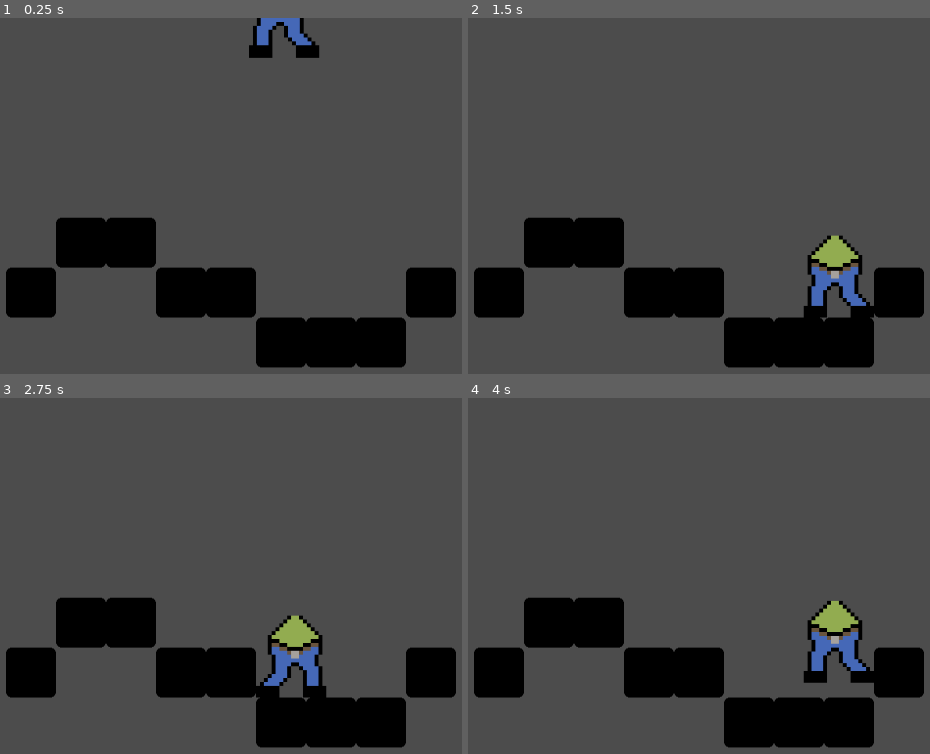
Above: before the commit, frames 1-4 (two rows, left to right).
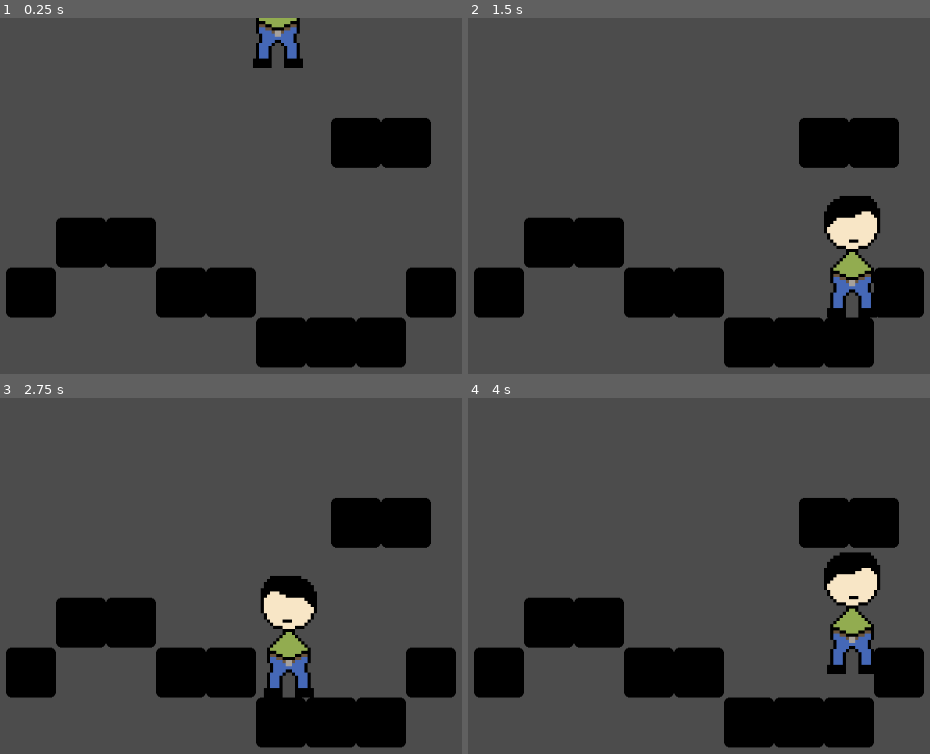
Above: after the commit, the same moments.

Repository: megarubber/green
Game: Godot game, scene res://levels/TestLevel.tscn
Two runs of this game, one before a commit and one after it. Both use one fixed random seed, a clock stepped at 60 frames per second and the inputs below. The project has no main scene, so this scene is started directly. The engine's default icon, where the game draws it, is replaced by a stand-in: a white triangle on a blue panel in a dark square.
Inputs:
- Up to frame 1 (0.25 s): no input
- Up to frame 2 (1.5 s): hold Right (ui_right) from 0.53 s (still down); tap Up (ui_up) at 0.77 s
- Up to frame 3 (2.75 s): tap Up (ui_up) at 1.52 s; release Right (ui_right) at 2.03 s; hold Left (ui_left) from 2.03 s (still down)
- Up to frame 4 (4 s): release Left (ui_left) at 2.78 s; hold Right (ui_right) from 2.78 s (still down); tap Up (ui_up) at 3.02, 3.77 s

The runs differ from the first frame. In frame 1, 4.4% of the frame differs, in the area x 53-94%, y 0-43%; in frame 2, 6.9%; in frame 3, 6.3%; in frame 4, 7.1%, in the area x 71-94%, y 28-81%.

Commit message:
style: player's sprite with head

Diff:
--- a/levels/TestLevel.tscn
+++ b/levels/TestLevel.tscn
@@ -27,6 +27,12 @@
 [node name="GenericWall7" parent="." instance=ExtResource( 2 )]
 position = Vector2( -192, 96 )
 
+[node name="GenericWall10" parent="." instance=ExtResource( 2 )]
+position = Vector2( 96, -32 )
+
+[node name="GenericWall11" parent="." instance=ExtResource( 2 )]
+position = Vector2( 160, -32 )
+
 [node name="GenericWall8" parent="." instance=ExtResource( 2 )]
 position = Vector2( -256, 96 )
 
--- a/player/Player.gd
+++ b/player/Player.gd
@@ -2,10 +2,10 @@
 
 # Constants
 const UP = Vector2(0, -1)
-const GRAVITY = 20
+const GRAVITY = 10
 const ACCELERATION = 50
 const MAX_SPEED = 200
-const MAX_JUMP_HEIGHT = -500
+const MAX_JUMP_HEIGHT = -750
 
 # General Variables
 var motion = Vector2()
--- a/player/Player.tscn
+++ b/player/Player.tscn
@@ -4,16 +4,16 @@
 [ext_resource path="res://player/Player.gd" type="Script" id=2]
 
 [sub_resource type="RectangleShape2D" id=1]
-extents = Vector2( 45, 52.25 )
+extents = Vector2( 28, 78.125 )
 
 [node name="Player" type="KinematicBody2D"]
 script = ExtResource( 2 )
 
 [node name="Sprite" type="Sprite" parent="."]
-position = Vector2( 36, -42 )
-scale = Vector2( 5, 5 )
+position = Vector2( 28, -34 )
+scale = Vector2( 4, 4 )
 texture = ExtResource( 1 )
 
 [node name="CollisionShape2D" type="CollisionShape2D" parent="."]
-position = Vector2( 36, -41.75 )
+position = Vector2( 28, -33.875 )
 shape = SubResource( 1 )
Binary file changed: player/sprites/idle.png
